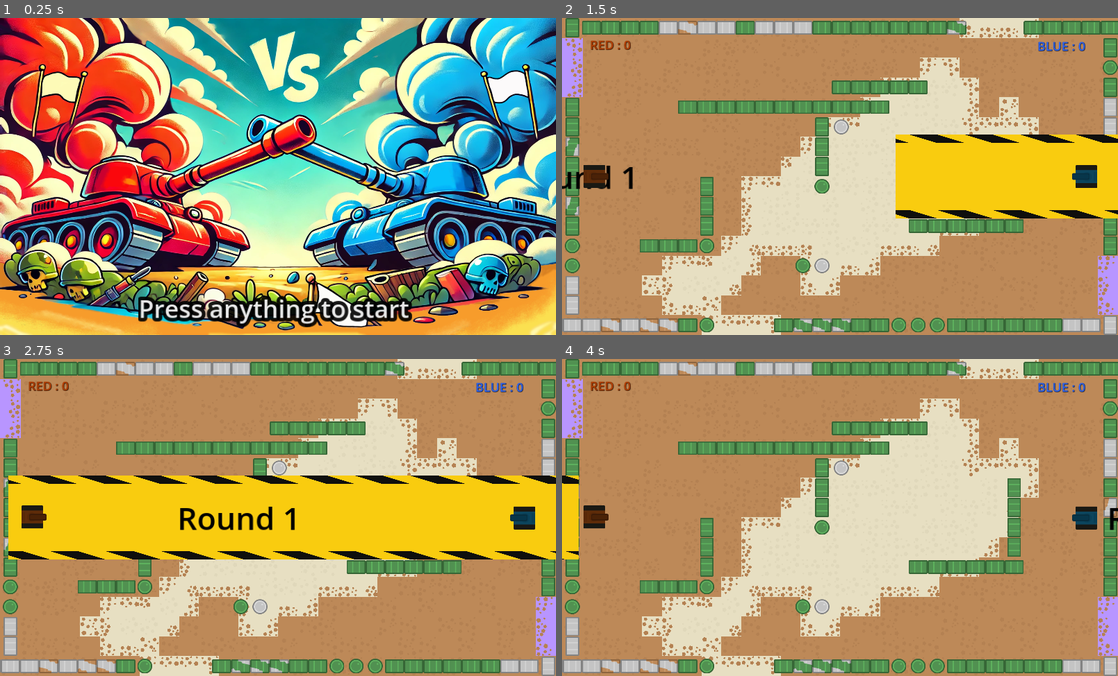
Above: before the commit, frames 1-4 (two rows, left to right).
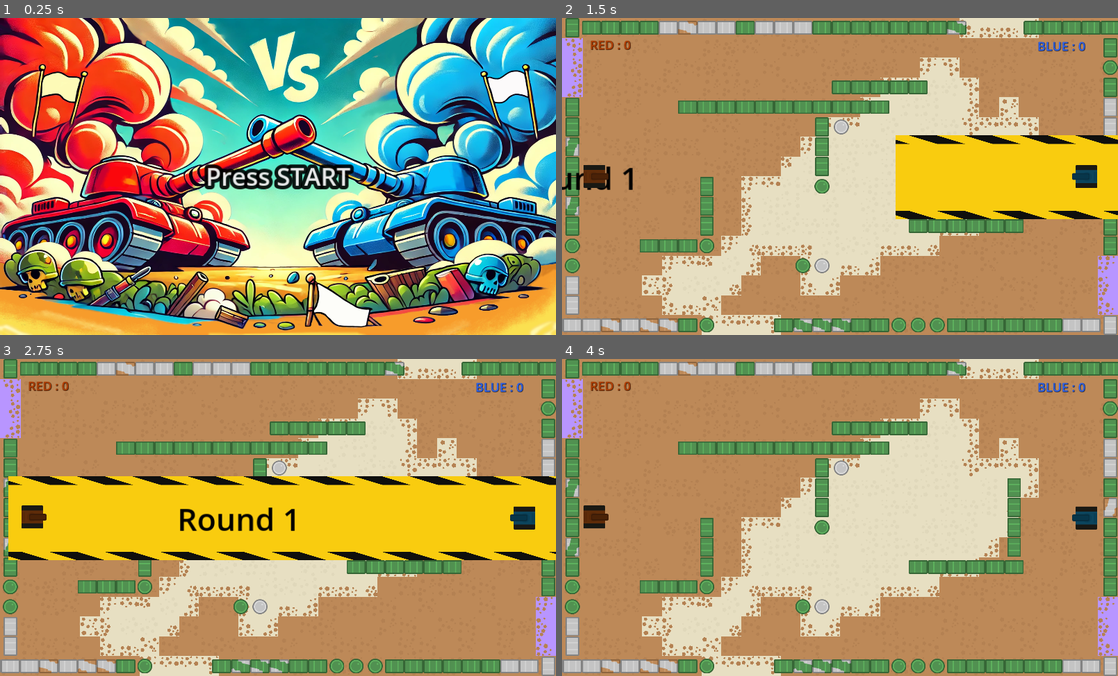
Above: after the commit, the same moments.

Repository: Iron-Wolf/snippy_tank
Game: Godot game, scene res://scenes/menus/intro.tscn
The game is run twice, just before and just after one commit, with the same random seed, the same clock (stepped at 60 frames per second) and the same inputs.
Inputs:
- Up to frame 1 (0.25 s): no input
- Up to frame 2 (1.5 s): tap Enter (p_start) at 0.5, 0.6 s; click "PVP" at 1.25 s
- Up to frame 3 (2.75 s): tap Enter (p_start) at 2.1 s
- Up to frame 4 (4 s): tap Enter (p_start) at 2.85, 3.6 s

The runs differ from the first frame. In frame 1, 4.8% of the frame differs, in the area x 24-75%, y 46-98%; in frame 2, 0.6%; in frame 3, 1.7%; in frame 4, 0.9%.

Commit message:
secured animation in menus and gamepad support.
Add new settings.

Diff:
--- /dev/null
+++ b/assets/ui/ui_settings_theme.tres
@@ -0,0 +1,38 @@
+[gd_resource type="Theme" load_steps=5 format=3 uid="uid://ckwi2b4wkjmq7"]
+
+[sub_resource type="StyleBoxFlat" id="StyleBoxFlat_b2i5r"]
+border_width_left = 5
+border_width_top = 5
+border_width_right = 5
+border_width_bottom = 5
+corner_radius_top_left = 20
+corner_radius_top_right = 20
+corner_radius_bottom_right = 20
+corner_radius_bottom_left = 20
+
+[sub_resource type="StyleBoxFlat" id="StyleBoxFlat_6n1jw"]
+corner_radius_top_left = 20
+corner_radius_top_right = 20
+corner_radius_bottom_right = 20
+corner_radius_bottom_left = 20
+
+[sub_resource type="StyleBoxFlat" id="StyleBoxFlat_g5q3a"]
+bg_color = Color(1, 1, 1, 1)
+corner_radius_top_left = 20
+corner_radius_top_right = 20
+corner_radius_bottom_right = 20
+corner_radius_bottom_left = 20
+
+[sub_resource type="StyleBoxFlat" id="StyleBoxFlat_i422h"]
+corner_radius_top_left = 20
+corner_radius_top_right = 20
+corner_radius_bottom_right = 20
+corner_radius_bottom_left = 20
+
+[resource]
+default_font_size = 50
+Button/colors/font_color = Color(0, 0, 0, 1)
+Button/styles/focus = SubResource("StyleBoxFlat_b2i5r")
+Button/styles/hover = SubResource("StyleBoxFlat_6n1jw")
+Button/styles/normal = SubResource("StyleBoxFlat_g5q3a")
+Button/styles/pressed = SubResource("StyleBoxFlat_i422h")
--- a/project.godot
+++ b/project.godot
@@ -229,6 +229,11 @@
 , Object(InputEventKey,"resource_local_to_scene":false,"resource_name":"","device":-1,"window_id":0,"alt_pressed":false …(186 unchanged characters)…
 ]
 }
+p_btn0={
+"deadzone": 0.5,
+"events": [Object(InputEventJoypadButton,"resource_local_to_scene":false,"resource_name":"","device":-1,"button_index":0,"pressure":0.0,"pressed":false,"script":null)
+]
+}
 
 [rendering]
 
--- a/scenes/levels/lvl_1.tscn
+++ b/scenes/levels/lvl_1.tscn
@@ -219,22 +219,36 @@
 
 [node name="WinBanner" type="Control" parent="."]
 unique_name_in_owner = true
+visible = false
 layout_mode = 1
 anchors_preset = 14
 anchor_top = 0.5
 anchor_right = 1.0
 anchor_bottom = 0.5
+offset_top = -135.0
+offset_bottom = 141.0
 grow_horizontal = 2
 grow_vertical = 2
 
 [node name="WinnerBack" type="Control" parent="WinBanner"]
 unique_name_in_owner = true
-anchors_preset = 0
+layout_mode = 1
+anchors_preset = 4
+anchor_top = 0.5
+anchor_bottom = 0.5
+grow_vertical = 2
 
 [node name="Sprite2D" type="Sprite2D" parent="WinBanner/WinnerBack"]
 position = Vector2(896, 0)
 scale = Vector2(0.932292, 0.282)
 texture = ExtResource("13_tqodt")
+
+[node name="ColorRect" type="ColorRect" parent="WinBanner/WinnerBack"]
+visible = false
+layout_mode = 0
+offset_top = -136.0
+offset_right = 181.0
+offset_bottom = 135.0
 
 [node name="RoundLabel" type="Label" parent="WinBanner"]
 unique_name_in_owner = true
@@ -257,9 +271,18 @@
 [node name="PlayerLabel" type="Label" parent="WinBanner"]
 unique_name_in_owner = true
 visible = false
-layout_mode = 0
-offset_right = 302.0
-offset_bottom = 137.0
+layout_mode = 1
+anchors_preset = 8
+anchor_left = 0.5
+anchor_top = 0.5
+anchor_right = 0.5
+anchor_bottom = 0.5
+offset_left = -151.0
+offset_top = -68.5
+offset_right = 151.0
+offset_bottom = 68.5
+grow_horizontal = 2
+grow_vertical = 2
 theme_override_font_sizes/font_size = 100
 text = "Player"
 
--- a/scenes/menus/intro.tscn
+++ b/scenes/menus/intro.tscn
@@ -28,16 +28,17 @@
 
 [node name="RichTextLabel" type="RichTextLabel" parent="."]
 layout_mode = 1
-anchors_preset = 7
+anchors_preset = 8
 anchor_left = 0.5
-anchor_top = 1.0
+anchor_top = 0.5
 anchor_right = 0.5
-anchor_bottom = 1.0
-offset_left = -451.5
-offset_top = -142.0
-offset_right = 451.5
+anchor_bottom = 0.5
+offset_left = -260.0
+offset_top = -57.5
+offset_right = 260.0
+offset_bottom = 57.5
 grow_horizontal = 2
-grow_vertical = 0
+grow_vertical = 2
 theme_override_constants/outline_size = 45
 bbcode_enabled = true
-text = "[pulse]Press anything to start"
+text = "[pulse][p align=c]Press START"
--- a/scenes/menus/settings.tscn
+++ b/scenes/menus/settings.tscn
@@ -1,6 +1,6 @@
 [gd_scene load_steps=3 format=3 uid="uid://dfjer4rq1r45l"]
 
-[ext_resource type="Theme" uid="uid://fpmphtx6bpy0" path="res://assets/ui/ui_main_theme.tres" id="1_hjl3g"]
+[ext_resource type="Theme" uid="uid://ckwi2b4wkjmq7" path="res://assets/ui/ui_settings_theme.tres" id="1_epsj4"]
 [ext_resource type="Script" path="res://scripts/menus/settings.gd" id="2_jfttx"]
 
 [node name="Option" type="Control"]
@@ -8,7 +8,7 @@
 anchors_preset = 0
 offset_right = 1480.0
 offset_bottom = 903.0
-theme = ExtResource("1_hjl3g")
+theme = ExtResource("1_epsj4")
 script = ExtResource("2_jfttx")
 
 [node name="ColorRect" type="ColorRect" parent="."]
@@ -32,6 +32,42 @@
 layout_mode = 2
 metadata/_tab_index = 0
 
+[node name="MarginContainer" type="MarginContainer" parent="TabContainer/General"]
+layout_mode = 1
+anchors_preset = 15
+anchor_right = 1.0
+anchor_bottom = 1.0
+offset_left = 160.0
+offset_right = -145.0
+offset_bottom = -123.0
+grow_horizontal = 2
+grow_vertical = 2
+
+[node name="GridContainer" type="GridContainer" parent="TabContainer/General/MarginContainer"]
+layout_mode = 2
+columns = 2
+
+[node name="Label" type="Label" parent="TabContainer/General/MarginContainer/GridContainer"]
+layout_mode = 2
+text = "Score to Win"
+
+[node name="WinningScore" type="SpinBox" parent="TabContainer/General/MarginContainer/GridContainer"]
+unique_name_in_owner = true
+layout_mode = 2
+size_flags_horizontal = 10
+min_value = 1.0
+max_value = 30.0
+value = 1.0
+
+[node name="Label2" type="Label" parent="TabContainer/General/MarginContainer/GridContainer"]
+layout_mode = 2
+text = "Number of player"
+
+[node name="PlayerCount" type="OptionButton" parent="TabContainer/General/MarginContainer/GridContainer"]
+unique_name_in_owner = true
+layout_mode = 2
+size_flags_horizontal = 10
+
 [node name="Gameplay" type="TabBar" parent="TabContainer"]
 visible = false
 layout_mode = 2
@@ -42,10 +78,10 @@
 anchors_preset = 15
 anchor_right = 1.0
 anchor_bottom = 1.0
-offset_left = 30.0
-offset_top = 30.0
-offset_right = -54.0
-offset_bottom = -30.0
+offset_left = 143.0
+offset_top = 5.0
+offset_right = -123.0
+offset_bottom = -121.0
 grow_horizontal = 2
 grow_vertical = 2
 
@@ -55,13 +91,23 @@
 
 [node name="Label" type="Label" parent="TabContainer/Gameplay/MarginContainer/GridContainer"]
 layout_mode = 2
-text = "Controles : "
+text = "Controls"
 
 [node name="Control" type="OptionButton" parent="TabContainer/Gameplay/MarginContainer/GridContainer"]
 unique_name_in_owner = true
 layout_mode = 2
 size_flags_horizontal = 10
 theme_override_constants/modulate_arrow = 1
+
+[node name="Label2" type="Label" parent="TabContainer/Gameplay/MarginContainer/GridContainer"]
+layout_mode = 2
+text = "Shot cooldown"
+
+[node name="ShotCooldown" type="SpinBox" parent="TabContainer/Gameplay/MarginContainer/GridContainer"]
+unique_name_in_owner = true
+layout_mode = 2
+size_flags_horizontal = 10
+max_value = 3.0
 
 [node name="Audio" type="TabBar" parent="TabContainer"]
 visible = false
@@ -76,9 +122,9 @@
 anchor_right = 0.5
 anchor_bottom = 1.0
 offset_left = -115.0
-offset_top = -162.0
+offset_top = -124.0
 offset_right = 116.0
-offset_bottom = -52.0
+offset_bottom = -14.0
 grow_horizontal = 2
 grow_vertical = 0
 text = "Back"
--- a/scripts/autoload/game_state.gd
+++ b/scripts/autoload/game_state.gd
@@ -1,9 +1,10 @@
 extends Node
 
+# === VARIABLES THAT CAN CHANGE ===
+# number of player in game
 var player_number: int = 2
-
-# track score of players between levels
-var scores: Dictionary = {
+# track player's info between levels
+var p_infos: Dictionary = {
 	1: PlayerInfo.new(),
 	2: PlayerInfo.new(),
 }
@@ -12,14 +13,24 @@
 var winning_score: int = 5
 # number of round for a level before switching to the next one
 var max_round_by_level: int = 4
+
 # track round number
 var current_round: int = 0
-
 # "true" for full feature gameplay scenes
 # and "false" for others (like : user control)
 var in_game_scene: bool = true
 
+# === NOT ACCESSIBLE VARIABLES ===
+# max number used in the settings
+const MAX_PLAYER: int = 4
+
+# === OTHER ===
 class PlayerInfo:
 	var name: String = ""
 	var score: int = 0
 	var travel_total: float = 0
+
+func reset_state() -> void:
+	current_round = 0
+	for k in range(1, MAX_PLAYER+1):
+		p_infos[k] = PlayerInfo.new()
--- a/scripts/autoload/player_state.gd
+++ b/scripts/autoload/player_state.gd
@@ -1,12 +1,16 @@
 extends Node
 
 # movement
-enum Scheme {SIMPLE, ARCADE}
+enum Scheme {SIMPLE,
+	ARCADE,
+	#EXPERT,
+}
 var control_scheme: Scheme = Scheme.SIMPLE
 
 # aim
 var last_aim_scheme: bool = false
 var slingshot_scheme: bool = false
+var shoot_timer: float = 3 # cooldown (sec) before each shoot
 
 var p1_tank_texture: Texture2D = preload("res://assets/Tanks/tankRed.png")
 var p1_barrel_texture: Texture2D = preload("res://assets/Tanks/barrelRed_outline.png")
--- a/scripts/autoload/utils.gd
+++ b/scripts/autoload/utils.gd
@@ -52,6 +52,8 @@
 
 # move "node" : fast to slow
 func ease_out(node: Control, target: Vector2) -> void:
+	# block ALL inputs durring the animation
+	get_viewport().gui_disable_input = true
 	# "lerp" doesn't always finish on whole number, so we must
 	# check if the two Vector are close enough (> 1).
 	# Also, we use "length" to compare Vector size (otherwise, Godot
@@ -60,9 +62,12 @@
 		node.position = lerp(node.position, target, 0.5)
 		# timer to actually see the transition
 		await get_tree().create_timer(0.01).timeout
+	get_viewport().gui_disable_input = false
 
 # move "node" : slow to fast
 func ease_in(node: Control, target: Vector2) -> void:
+	# block ALL inputs durring the animation
+	get_viewport().gui_disable_input = true
 	var base_speed: float = 1
 	while node != null and node.position != target:
 		base_speed *= 1.5
@@ -70,3 +75,4 @@
 		node.position.y = move_toward(node.position.y, target.y, base_speed)
 		# timer to actually see the transition
 		await get_tree().create_timer(0.01).timeout
+	get_viewport().gui_disable_input = false
--- a/scripts/levels/lvl_1.gd
+++ b/scripts/levels/lvl_1.gd
@@ -9,6 +9,7 @@
 const TIMER_WIN_BANNER: float = 1.5
 const GRP_RESPAWN: String = "respawn"
 
+var win_banner_base_speed: float = 1
 var players: Array[CharacterBody2D] = []
 
 func _ready() -> void:
@@ -75,9 +76,11 @@
 		%WinBanner.visible = true
 		%WinnerBack.position.x = lerpf(%WinnerBack.position.x, 0, WIN_BANNER_SPEED)
 		%RoundLabel.position.x = lerpf(%RoundLabel.position.x, screen_size.x/2-%RoundLabel.size.x/2, WIN_BANNER_SPEED/2)
+		win_banner_base_speed = 1
 	elif t_hide_banner.time_left > 0 :
-		%WinnerBack.position.x = lerpf(%WinnerBack.position.x, -screen_size.x, WIN_BANNER_SPEED)
-		%RoundLabel.position.x = lerpf(%RoundLabel.position.x, screen_size.x, WIN_BANNER_SPEED)
+		win_banner_base_speed *= 1.1
+		%WinnerBack.position.x = move_toward(%WinnerBack.position.x, -screen_size.x, win_banner_base_speed)
+		%RoundLabel.position.x = move_toward(%RoundLabel.position.x, screen_size.x, win_banner_base_speed)
 	else:
 		_respawn_process()
 
@@ -107,8 +110,8 @@
 	await get_tree().create_timer(1).timeout
 	GameState.current_round += 1
 
-	for k in GameState.scores.keys():
-		if GameState.scores[k].score >= GameState.winning_score:
+	for k in GameState.p_infos.keys():
+		if GameState.p_infos[k].score >= GameState.winning_score:
 			# at least one player has win
 			get_tree().change_scene_to_file("res://scenes/menus/end_results.tscn")
 			return
--- a/scripts/levels/user_control.gd
+++ b/scripts/levels/user_control.gd
@@ -2,10 +2,6 @@
 
 @onready var screen_size: Vector2 = get_viewport().get_visible_rect().size
 @onready var player: PackedScene = preload("res://scenes/player.tscn")
-
-# block input with a local variable, because _unhandled_input
-# can be triggered even if the scene animation is not finished
-var handle_input: bool = false;
 
 func _ready() -> void:
 	GameState.in_game_scene = false
@@ -53,10 +49,9 @@
 		add_child(p)
 
 	await Utils.scene_lc(self)
-	handle_input = true
 
 func _unhandled_input(_event: InputEvent) -> void:
-	if handle_input and Input.is_action_just_pressed("p_start"):
+	if Input.is_action_just_pressed("p_start"):
 		await Utils.scene_cl(self)
 		get_tree().change_scene_to_file("res://scenes/menus/main.tscn")
 
--- a/scripts/menus/end_results.gd
+++ b/scripts/menus/end_results.gd
@@ -11,13 +11,13 @@
 	%BottomLabel.visible = false
 
 	var max_val: int = 0
-	for k in GameState.scores.keys():
-		var pi: GameState.PlayerInfo = GameState.scores[k]
+	for k in GameState.p_infos.keys():
+		var pi: GameState.PlayerInfo = GameState.p_infos[k]
 		max_val = pi.score if pi.score > max_val else max_val
 
 	for i in range(max_val, -1, -1):
-		for k in GameState.scores.keys():
-			var pi: GameState.PlayerInfo = GameState.scores[k]
+		for k in GameState.p_infos.keys():
+			var pi: GameState.PlayerInfo = GameState.p_infos[k]
 			if pi.score == i:
 				keys_order.push_back(k)
 				if GameState.player_number >= 1 and k == 1:
--- a/scripts/menus/intro.gd
+++ b/scripts/menus/intro.gd
@@ -1,6 +1,6 @@
 extends Control
 
 func _input(_event: InputEvent) -> void:
-	if Input.is_anything_pressed():
+	if Input.is_action_just_pressed("p_start"):
 		await Utils.scene_cu(self)
 		get_tree().change_scene_to_file("res://scenes/menus/main.tscn")
--- a/scripts/menus/main.gd
+++ b/scripts/menus/main.gd
@@ -14,17 +14,25 @@
 
 func _ready() -> void:
 	# reset global variables
-	GameState.current_round = 0
-	for k in GameState.player_number:
-		GameState.scores[k+1] = GameState.PlayerInfo.new()
+	GameState.reset_state()
+	# alternate sign on each clock cycle
+	%Clock.connect("timeout", func():
+		clock_sign *= -1)
+
+	await Utils.scene_uc(self)
+
 	pvp_mode.pressed.connect(on_vs_mode_pressed)
+	pvp_mode.grab_focus()
 	control_btn.pressed.connect(on_control_pressed)
 	settings_btn.pressed.connect(on_settings_pressed)
 	exit_btn.pressed.connect(on_exit_pressed)
-	# alternate sign on each clock cycle
-	%Clock.connect("timeout", func():
-		clock_sign *= -1)
-	await Utils.scene_uc(self)
+
+func _input(_event: InputEvent) -> void:
+	# trigger GamePad action on Button
+	if Input.is_action_just_pressed("p_btn0"):
+		var gui: Button = get_viewport().gui_get_focus_owner()
+		if gui != null:
+			gui.pressed.emit()
 
 func _process(_delta: float) -> void:
 	soon_tm.scale += clock_sign * Vector2(clock_size, clock_size)
@@ -37,8 +45,8 @@
 	get_tree().change_scene_to_file("res://scenes/levels/user_control.tscn")
 
 func on_settings_pressed() -> void:
-	# Kind of a hack just because I can't design the settings
-	# in Godot, when the root node is a Popup :/
+	# Kind of a hack. I cannot use the Godot designer,
+	# when the root node is a Popup :/
 	# So, I create a Popup here add put the scene inside.
 	var s = settings_ps.instantiate()
 	var p = Popup.new()
--- a/scripts/menus/settings.gd
+++ b/scripts/menus/settings.gd
@@ -1,19 +1,41 @@
 # https://www.youtube.com/watch?v=be-Xjg8oPbQ
 extends Control
 
+@onready var winning_score:SpinBox = get_node("%WinningScore")
+@onready var player_count:OptionButton = get_node("%PlayerCount")
+@onready var control:OptionButton = get_node("%Control")
+@onready var shot_cooldown:SpinBox = get_node("%ShotCooldown")
 @onready var back_btn:Button = get_node("%BackBtn")
-@onready var control:OptionButton = get_node("%Control")
 
 func _ready() -> void:
-	back_btn.pressed.connect(on_back_pressed)
+	#region GENERAL
+	winning_score.value = GameState.winning_score
+	winning_score.value_changed.connect(func(value: int):
+		GameState.winning_score = value)
 
-	control.item_selected.connect(on_control_selected)
+	for i in range(1, GameState.MAX_PLAYER+1):
+		player_count.add_item(str(i))
+	player_count.select(GameState.player_number-1)
+	player_count.item_selected.connect(func(index: int):
+		GameState.player_number = index+1)
+	#endregion
+
+	#region GAMEPLAY
 	for ctrl_scheme in PlayerState.Scheme:
 		control.add_item(ctrl_scheme)
 	control.select(PlayerState.control_scheme)
+	control.item_selected.connect(func(index: int):
+		PlayerState.control_scheme = index as PlayerState.Scheme)
 
-func on_control_selected(index: int) -> void:
-	PlayerState.control_scheme = index as PlayerState.Scheme
+	shot_cooldown.value = PlayerState.shoot_timer
+	shot_cooldown.value_changed.connect(func(value: int):
+		PlayerState.shoot_timer = float(value) if value != 0 else 0.01)
+	#endregion
 
-func on_back_pressed() -> void:
-	hide()
+	#region AUDIO
+
+	#endregion
+
+	back_btn.pressed.connect(func():
+		GameState.reset_state()
+		hide())
--- a/scripts/player.gd
+++ b/scripts/player.gd
@@ -35,7 +35,6 @@
 const BRAKING_SPEED: float = -800
 const STOP_THRESHOLD: float = 30  # stop when speed is below
 const KNOCKBACK_ON_COLLIDE: int = 40
-const SHOOT_TIMER: float = 3 # cooldown (sec) before each shoot
 const START_AMMO: int = -1 # "-1" for infinite
 const ANIM_SHAKE_SPEED: int = 15
 const KNOCKBACK_ON_SHOOT: int = 0
@@ -71,7 +70,7 @@
 
 	$Tank.texture = tank_texture
 	$Barrel.texture = barrel_texture
-	$ShootTimer.wait_time = SHOOT_TIMER
+	$ShootTimer.wait_time = PlayerState.shoot_timer
 	$ShootTimer.connect("timeout", func():
 		_shoot_cooldown(Color.WHITE))
 
@@ -331,5 +330,6 @@
 	current_loaded_tracks = []
 
 func _exit_tree() -> void:
-	var pi: GameState.PlayerInfo = GameState.scores[player_id]
-	pi.travel_total = travel_total
+	var pi: GameState.PlayerInfo = GameState.p_infos[player_id]
+	# scale travel distance to a somewhat "meter" unit
+	pi.travel_total = travel_total * 0.03
--- a/scripts/score.gd
+++ b/scripts/score.gd
@@ -10,10 +10,10 @@
 	_update_score()
 
 func push_score(add: int) -> void:
-	GameState.scores[player_id].score += add
+	GameState.p_infos[player_id].score += add
 	_update_score()
 
 func _update_score() -> void:
-	var pi: GameState.PlayerInfo = GameState.scores.get(player_id)
+	var pi: GameState.PlayerInfo = GameState.p_infos.get(player_id)
 	if pi != null:
 		text = init_text + str(pi.score)
